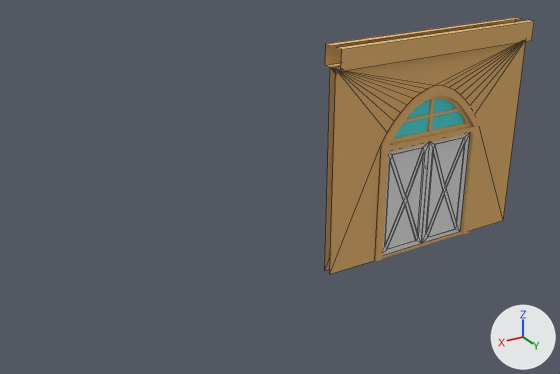
An edit to the Blender file Models/Building2.0.blend, drawn before and after from the same camera.
Before and after are seen from a camera (50 mm lens) standing at (9.81, 13.93, 9.66) and looking at (1.2, -0.42, 2.48). The axes (+X, +Y, +Z) are drawn at lower right. The lights are the same throughout. Mesh edges are drawn as thin lines on the coarser meshes.

In view in the first picture: 'Door1', 'Door2', 'Wall_Door', 'Wall_DoorFrame'.
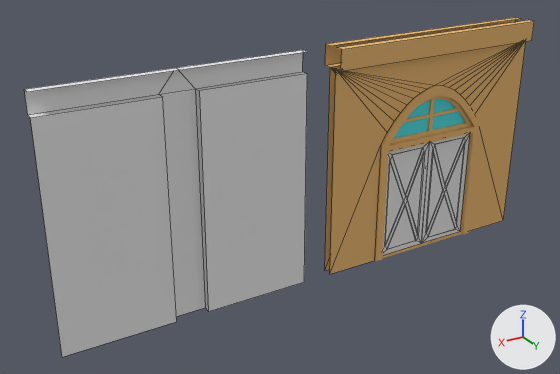
Diff of the bpy script that builds the scene:
```diff
--- a/Models/Building2.0.blend.py
+++ b/Models/Building2.0.blend.py
@@ ob_wall_beam_001 @@
+ob_wall_beam_001 = bpy.data.objects.new('Wall_Beam.001', me_plane_004.copy())  # the mesh of ob_wall_beam
+ob_wall_beam_001.location = (6.76, 0.0, 0.0)
```

Changed parts and their boxes (x1, y1, x2, y2) in the pictures (560 x 374 px):
'Wall_Beam.001', added: after (24, 50, 307, 357)
